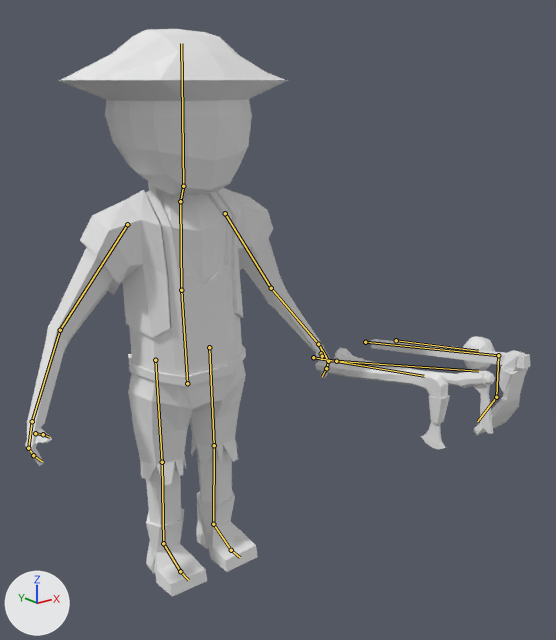
A saved change to the Blender file Map/Assets/Models/Hittites/Hittite_civil_pick/Hittite_Civil_Pick.blend.
The view is the same before and after, from a 50 mm camera at (-1.44, -2.28, 1.87) aimed at (0.35, -0.05, 0.98). Every picture has the same lights, and +X, +Y and +Z are marked at lower left. The bones that bend it are drawn over the model as lines.
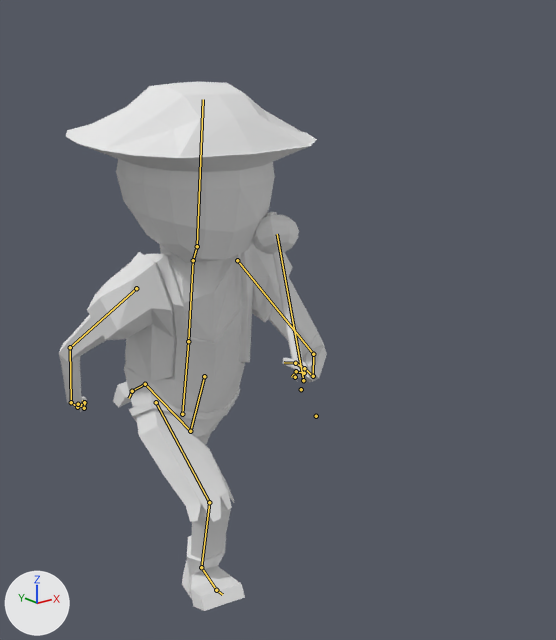
The newer file adds an action. The first version stands in its rest pose; the second is drawn at frame 9 of the action 'Hittite_Civil_Pick_Run'.

What differs and where, as boxes (x1, y1, x2, y2) in the pictures (556 x 640 px):
'Cube', posed (47% narrower, 7% shorter): before (25, 29, 531, 597); after (59, 82, 327, 611)
bone 'abdomen', root to tip: before (187, 383) to (181, 290); after (182, 414) to (188, 341)
bone 'pecho', root to tip: before (181, 290) to (180, 201); after (188, 341) to (193, 260)
bone 'cabeza', root to tip: before (183, 186) to (181, 43); after (197, 246) to (203, 99)
bone 'brazo_L', root to tip: before (225, 213) to (271, 288); after (237, 260) to (313, 354)
bone 'antebrazo_L', root to tip: before (271, 288) to (318, 344); after (313, 354) to (313, 376)
bone 'mano_L', root to tip: before (318, 344) to (328, 361); after (313, 376) to (304, 368)
bone 'dedos_mano_L', root to tip: before (328, 361) to (326, 368); after (304, 368) to (295, 363)
bone 'dedos_mano2_L', root to tip: before (326, 368) to (322, 376); after (295, 363) to (284, 362)
bone 'pulgar1_L', root to tip: before (321, 353) to (322, 356); after (304, 373) to (296, 371)
bone 'pulga2_L', root to tip: before (322, 356) to (321, 359); after (296, 371) to (291, 377)
bone 'Hacha', root to tip: before (313, 357) to (424, 376); after (295, 377) to (295, 377)
bone 'Pick', root to tip: before (336, 361) to (478, 371); after (316, 416) to (316, 416)
bone 'Rack', root to tip: before (365, 342) to (498, 355); after (301, 389) to (301, 389)
bone 'Martillo', root to tip: before (396, 340) to (478, 351); after (303, 380) to (277, 234)
bone 'brazo_R', root to tip: before (127, 224) to (60, 330); after (136, 288) to (70, 347)
bone 'antebrazo_R', root to tip: before (60, 330) to (32, 421); after (70, 347) to (71, 402)
bone 'mano_R', root to tip: before (32, 421) to (28, 448); after (71, 402) to (77, 407)
bone 'dedos_mano_R', root to tip: before (28, 448) to (33, 455); after (77, 407) to (84, 402)
bone 'dedos_mano2_R', root to tip: before (33, 455) to (42, 461); after (84, 402) to (82, 400)
bone 'pulgar1_R', root to tip: before (35, 433) to (43, 434); after (78, 404) to (84, 408)
bone 'pulga2_R', root to tip: before (43, 434) to (49, 437); after (84, 408) to (85, 403)

The change in detail:
Bone 'abdomen' (bone_abdomen) moves from (0.0, 0.0, 0.0) to (-0.08, -0.85, -0.2).
Bone 'abdomen' (bone_abdomen) turns from (0, 0, 0) to (3, 8, 23) degrees about its own x, y and z.
Bone 'pecho' (bone_pecho) moves from (0.0, 0.0, 0.0) to (0.18, -0.14, -0.97).
Bone 'pecho' (bone_pecho) turns from (0, 0, 0) to (-12, 0, -8) degrees about its own x, y and z.
Bone 'cabeza' (bone_cabeza) turns from (0, 0, 0) to (8, -1, 3) degrees about its own x, y and z.
Bone 'brazo_L' (bone_brazo_l) turns from (0, 0, 0) to (-18, -35, -41) degrees about its own x, y and z.
Bone 'antebrazo_L' (bone_antebrazo_l) turns from (0, 0, 0) to (-26, -15, -57) degrees about its own x, y and z.
Bone 'mano_L' (bone_mano_l) turns from (0, 0, 0) to (13, 33, -22) degrees about its own x, y and z.
Bone 'dedos_mano_L' (bone_dedos_mano_l) turns from (0, 0, 0) to (15, 0, 52) degrees about its own x, y and z.
Bone 'dedos_mano2_L' (bone_dedos_mano2_l) turns from (0, 0, 0) to (40, 36, 19) degrees about its own x, y and z.
Bone 'pulgar1_L' (bone_pulgar1_l) turns from (0, 0, 0) to (-4, -28, -18) degrees about its own x, y and z.
Bone 'pulga2_L' (bone_pulga2_l) turns from (0, 0, 0) to (-50, 12, -34) degrees about its own x, y and z.
Bone 'Hacha' (bone_hacha) moves from (0.0, 0.0, 0.0) to (0.05, 0.22, 0.18).
Bone 'Hacha' (bone_hacha) turns from (0, 0, 0) to (-40, 35, -21) degrees about its own x, y and z.
Bone 'Hacha' (bone_hacha) is rescaled from (1.0, 1.0, 1.0) to (0.0, 0.0, 0.0).
Bone 'Pick' (bone_pick) moves from (0.0, 0.0, 0.0) to (-0.88, -0.26, 0.74).
Bone 'Pick' (bone_pick) turns from (0, 0, 0) to (0, 43, 0) degrees about its own x, y and z.
Bone 'Pick' (bone_pick) is rescaled from (1.0, 1.0, 1.0) to (0.0, 0.0, 0.0).
Bone 'Rack' (bone_rack) moves from (0.0, 0.0, 0.0) to (-2.38, 0.13, 0.1).
Bone 'Rack' (bone_rack) turns from (0, 0, 0) to (19, 25, -8) degrees about its own x, y and z.
Bone 'Rack' (bone_rack) is rescaled from (1.0, 1.0, 1.0) to (0.0, 0.0, 0.0).
Bone 'Martillo' (bone_martillo) moves from (0.0, 0.0, 0.0) to (-3.7, 0.33, -0.19).
Bone 'Martillo' (bone_martillo) turns from (0, 0, 0) to (-9, -63, -3) degrees about its own x, y and z.
Bone 'brazo_R' (bone_brazo_r) turns from (0, 0, 0) to (-8, -22, -28) degrees about its own x, y and z.
Bone 'antebrazo_R' (bone_antebrazo_r) turns from (0, 0, 0) to (-17, 3, 5) degrees about its own x, y and z.
Bone 'mano_R' (bone_mano_r) turns from (0, 0, 0) to (-19, 7, -2) degrees about its own x, y and z.
Bone 'dedos_mano_R' (bone_dedos_mano_r) turns from (0, 0, 0) to (41, -9, 10) degrees about its own x, y and z.
Bone 'dedos_mano2_R' (bone_dedos_mano2_r) turns from (0, 0, 0) to (71, -16, 7) degrees about its own x, y and z.
Bone 'pulgar1_R' (bone_pulgar1_r) turns from (0, 0, 0) to (-16, -26, -4) degrees about its own x, y and z.
Bone 'pulga2_R' (bone_pulga2_r) turns from (0, 0, 0) to (-52, 46, 48) degrees about its own x, y and z.
Bone 'pie_L_control' (bone_pie_l_control) moves from (0.0, 0.0, 0.0) to (-0.03, -3.99, 4.49).
Bone 'pie_L_control' (bone_pie_l_control) turns from (0, 0, 0) to (-122, 6, 6) degrees about its own x, y and z.
Bone 'pie_R_control' (bone_pie_r_control) moves from (0.0, 0.0, 0.0) to (-0.2, 1.98, 0.01).
Bone 'pie_R_control' (bone_pie_r_control) turns from (0, 0, 0) to (23, 0, -10) degrees about its own x, y and z.
